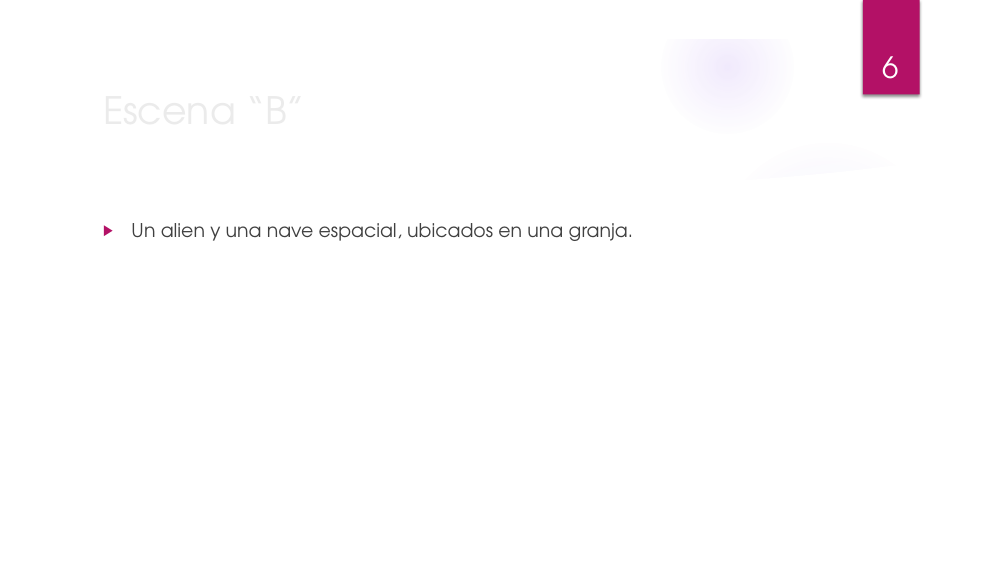
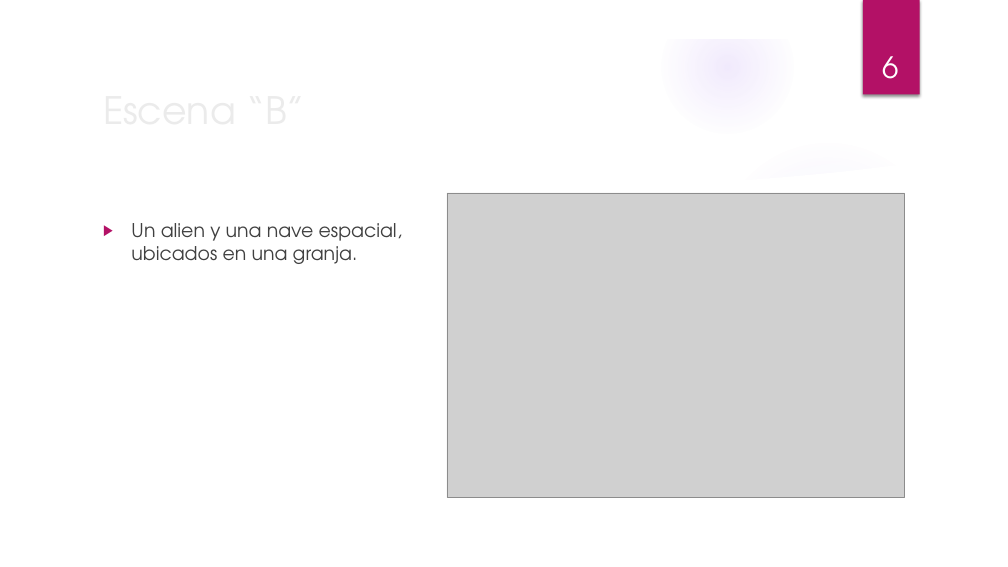
Before and after one commit to nlandau91/CG2019, a slide deck: slide 6 of Proyecto2/Presentacion Proyecto 2.pptx. Drawn at 1008x567 pixels with LibreOffice and Linux fonts; fonts in the diff are those of the drawing; grey boxes stand for pictures; background and template pictures are left out. Boxes give left, top, right and bottom in pixels: in the first picture for what was removed or moved away, otherwise in the second. Text is boxed around its words. In the diff, an @@ line names an element or a change of style, - is before the commit and + after.

```diff
--- a/Proyecto2/Presentacion Proyecto 2.pptx
+++ b/Proyecto2/Presentacion Proyecto 2.pptx
@@ picture added at [447,193,904,498] @@
@@ text "Un alien y una nave ..." rewrapped from [131,223,634,241] to [131,223,402,264] @@
```
Also in this commit, not shown: 3 other slides changed.
